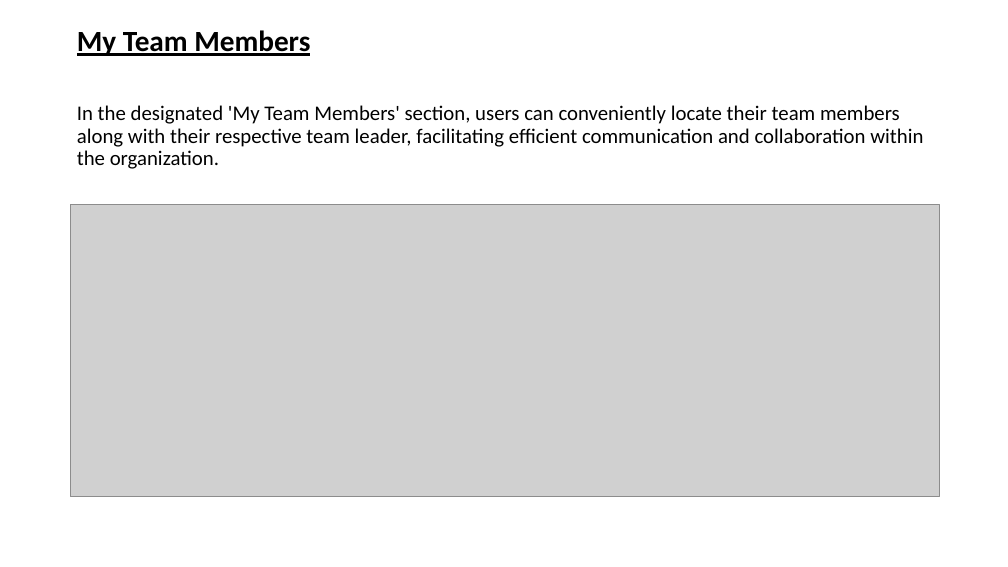
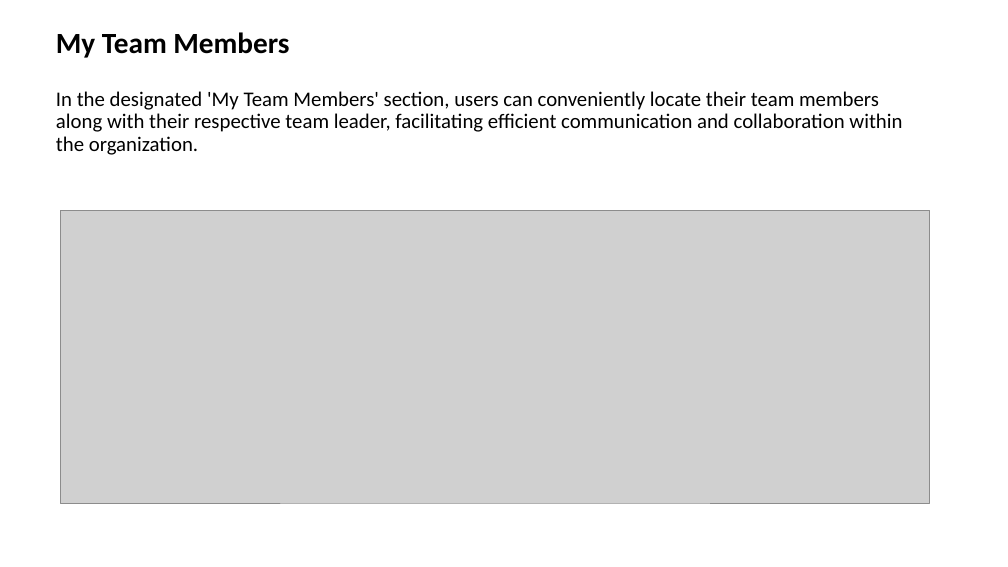
Before and after one commit to farhana2023/HRSystem, a slide deck: slide 18 of StaffSphere.pptx. Drawn at 1008x567 pixels with LibreOffice and Linux fonts; fonts in the diff are those of the drawing; grey boxes stand for pictures. Boxes give left, top, right and bottom in pixels: in the first picture for what was removed or moved away, otherwise in the second. Text is boxed around its words. In the diff, an @@ line names an element or a change of style, - is before the commit and + after.

```diff
--- a/StaffSphere.pptx
+++ b/StaffSphere.pptx
@@ title "My Team Members In the ...": place and size @@
-title "My Team Members In the ..." at bbox=[77, 30, 923, 169]
+title "My Team Members In the ..." at bbox=[56, 32, 902, 155]
@@ title "My Team Members In the ..." at bbox=[56, 32, 902, 155]: underline off in "My Team Members" @@
@@ picture: place and size @@
-picture at bbox=[70, 204, 940, 497]
+picture at bbox=[60, 210, 930, 503]
```
Also in this commit, not shown: 38 other slides changed, 1 slide removed, 1 other file.
